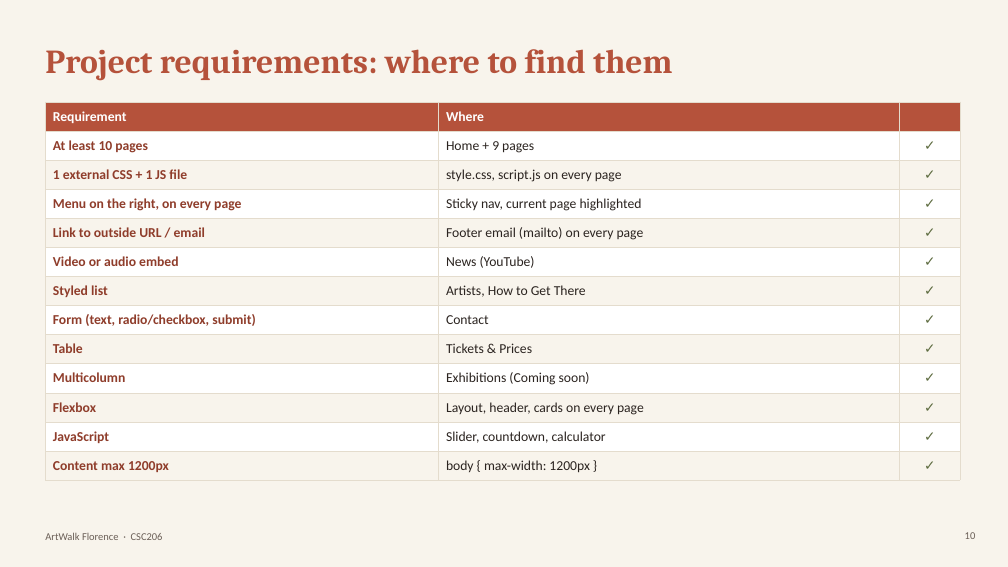
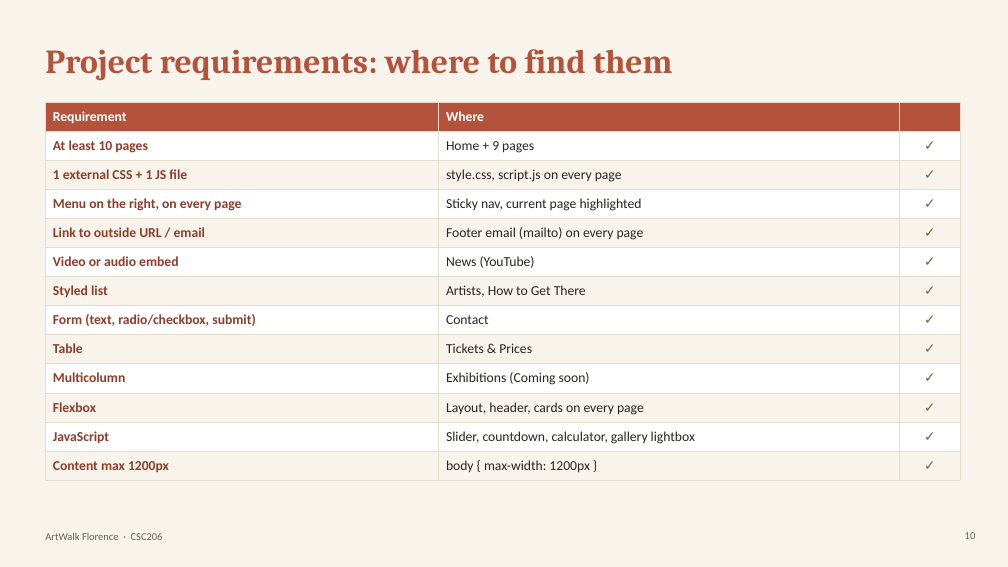
Before and after one commit to Kntouanoglou/Claude, a slide deck: slide 10 of artwalk-florence/presentation/ArtWalk-Florence-Presentation.pptx. Drawn at 1008x567 pixels with LibreOffice and Linux fonts; fonts in the diff are those of the drawing. Boxes give left, top, right and bottom in pixels: in the first picture for what was removed or moved away, otherwise in the second. Text is boxed around its words. In the diff, an @@ line names an element or a change of style, - is before the commit and + after.

```diff
--- a/artwalk-florence/presentation/ArtWalk-Florence-Presentation.pptx
+++ b/artwalk-florence/presentation/ArtWalk-Florence-Presentation.pptx
@@ table at (45,102,960,477) @@
-row 12, column 2: Slider, countdown, calculator
+row 12, column 2: Slider, countdown, calculator, gallery lightbox
```
Also in this commit, not shown: 5 other slides changed.
